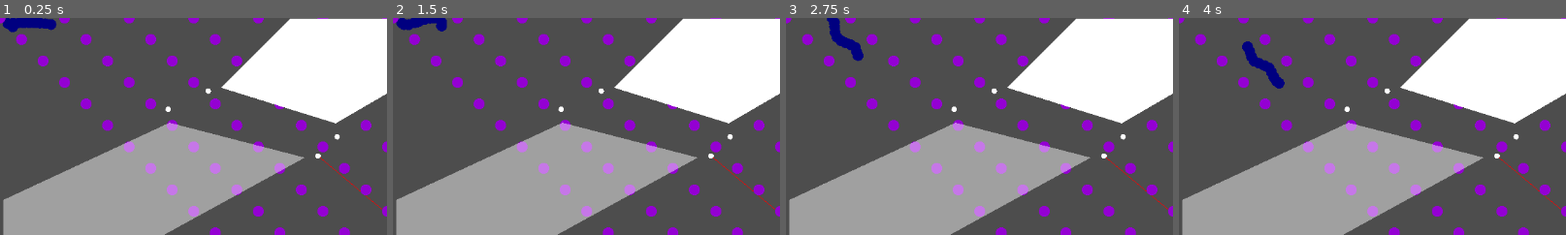
Above: before the commit, frames 1-4 (left to right).
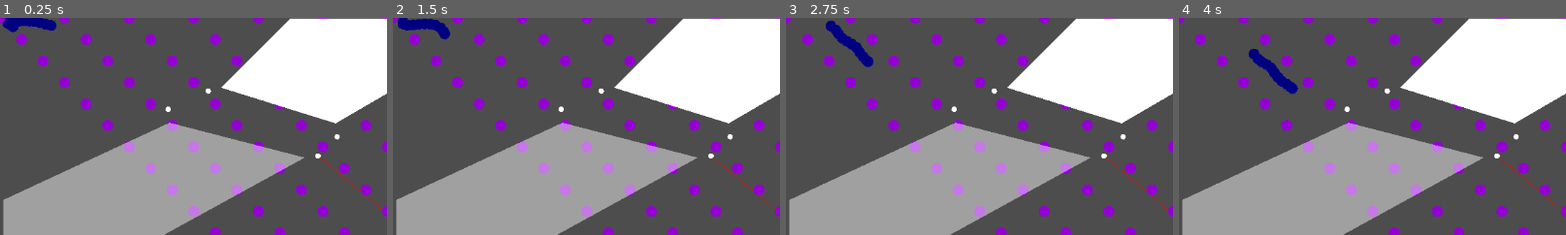
Above: after the commit, the same moments.

Repository: marwansabih/navigation
Game: Godot game, scene res://nav_test.tscn
Two runs of this game, one before a commit and one after it. Both use one fixed random seed, a clock stepped at 60 frames per second and the inputs below. The project has no main scene, so this scene is started directly.
Inputs:
- Up to frame 1 (0.25 s): no input
- Up to frame 2 (1.5 s): tap Enter at 1.25 s
- Up to frame 3 (2.75 s): no input
- Up to frame 4 (4 s): no input
The pictures show only the part of the screen within x 0-50%, y 0-50%; the shares and areas given below are measured in that part.

The runs differ from the first frame. In frame 1, less than 0.1% of the frame differs, in the area x 1-15%, y 0-7%; in frame 2, 0.4%; in frame 3, 0.5%; in frame 4, 0.6%, in the area x 16-31%, y 10-35%.

Commit message:
making the source with distance stronger helped wonders for now

Diff:
--- a/navigation_isometrie.gd
+++ b/navigation_isometrie.gd
@@ -37,9 +37,10 @@
 			actor_positions.append_array(actors)
 
 	var dir = Vector2(0,0)
+	var dist = pos.distance_to(goal)
 	for point in actor_positions:
-		dir += generate_source_velocity(pos, point, 5)
-	dir += generate_source_velocity(pos, goal, -80)
+		dir += generate_source_velocity(pos, point, 15)
+	dir += generate_source_velocity(pos, goal, -20 - dist)
 	return dir.normalized()
 
 func plane_in_dir(dir):
